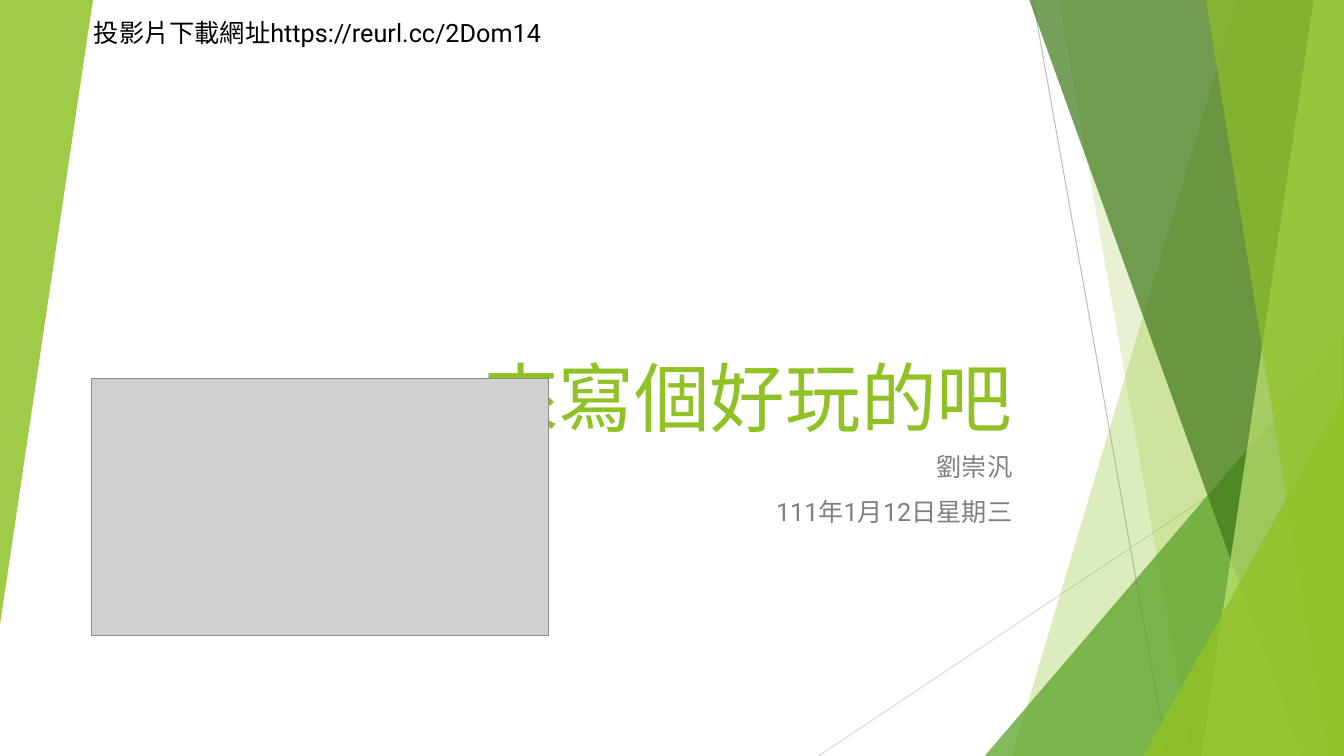
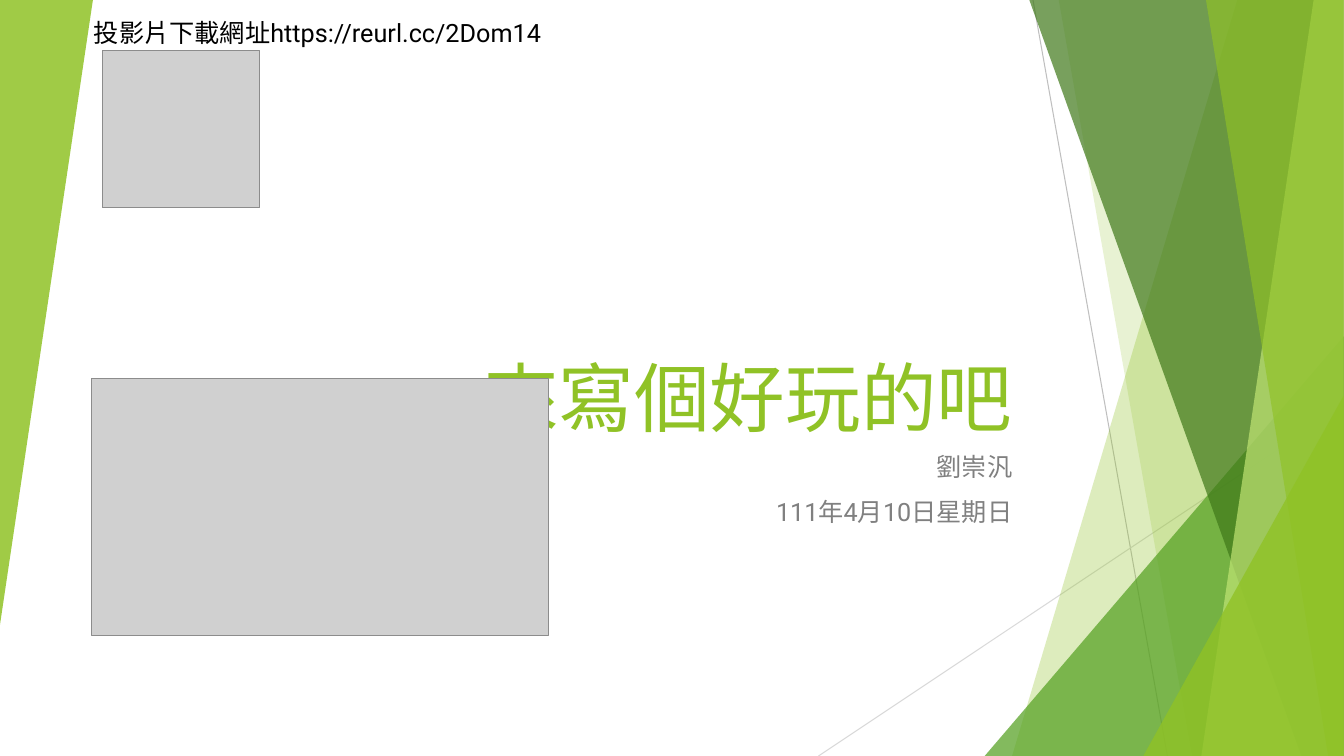
Before and after one commit to liulawsi/My_PPTs, a slide deck: slide 1 of LCC/Java/A2_來寫個好玩的吧.pptx. Drawn at 1344x756 pixels with LibreOffice and Linux fonts; fonts in the diff are those of the drawing; grey boxes stand for pictures. Boxes give left, top, right and bottom in pixels: in the first picture for what was removed or moved away, otherwise in the second. Text is boxed around its words. In the diff, an @@ line names an element or a change of style, - is before the commit and + after.

```diff
--- a/LCC/Java/A2_來寫個好玩的吧.pptx
+++ b/LCC/Java/A2_來寫個好玩的吧.pptx
@@ picture added at (x1=102, y1=50, x2=259, y2=208) @@
@@ subtitle at (x1=776, y1=500, x2=1012, y2=523): text changed @@
-111年1月12日星期三
+111年4月10日星期日
```
Also in this commit, not shown: 7 other slides changed, 14 other files.
